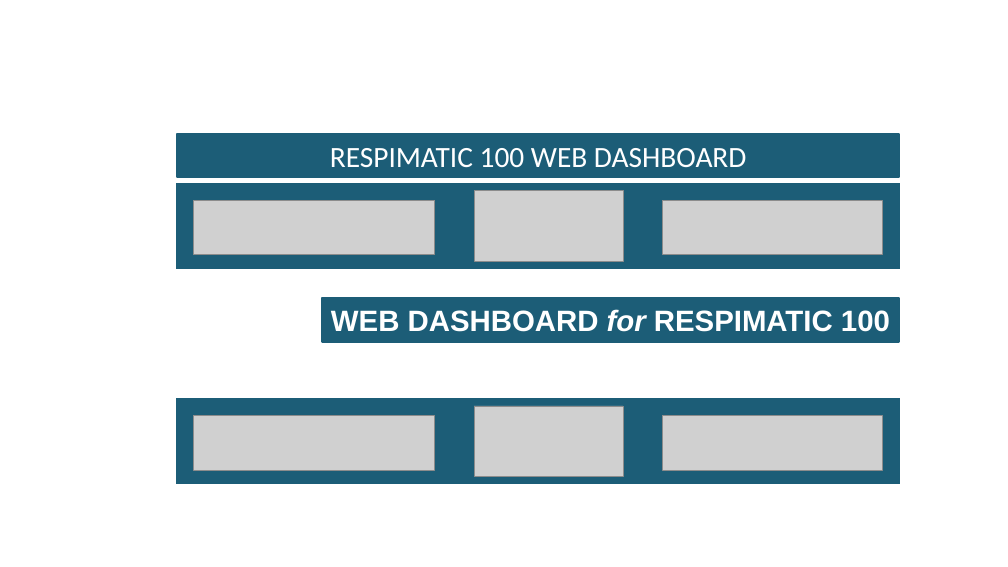
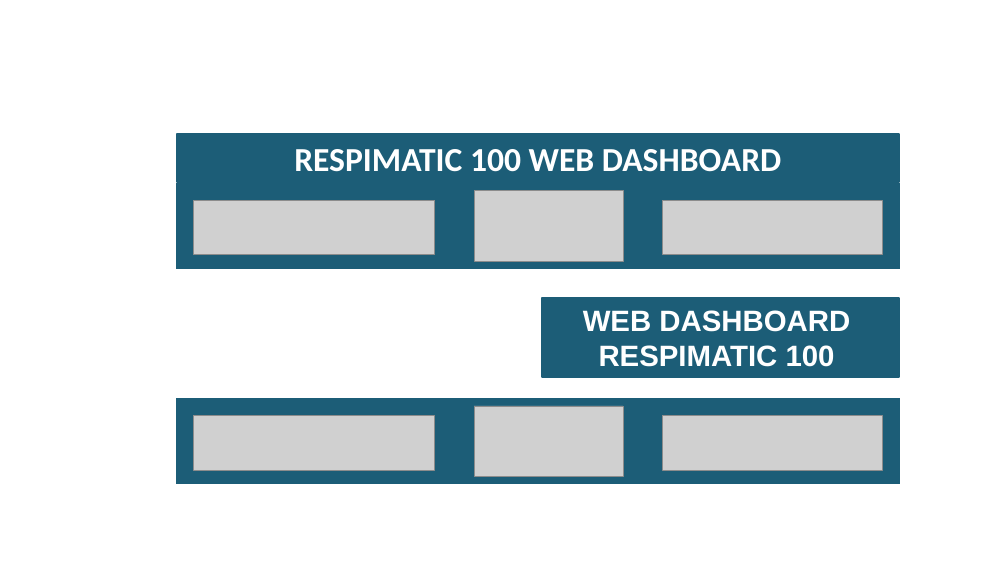
Before and after one commit to sunilmeister/sunilmeister.github.io, a slide deck: slide 1 of Logo.pptx. Drawn at 1008x567 pixels with LibreOffice and Linux fonts; fonts in the diff are those of the drawing; grey boxes stand for pictures. Boxes give left, top, right and bottom in pixels: in the first picture for what was removed or moved away, otherwise in the second. Text is boxed around its words. In the diff, an @@ line names an element or a change of style, - is before the commit and + after.

```diff
--- a/Logo.pptx
+++ b/Logo.pptx
@@ rectangle "RESPIMATIC 100 WEB DASHBOARD": place and size @@
-rectangle "RESPIMATIC 100 WEB DASHBOARD" at (177, 134, 899, 177)
+rectangle "RESPIMATIC 100 WEB DASHBOARD" at (177, 134, 899, 182)
@@ rectangle "RESPIMATIC 100 WEB DASHBOARD" at (177, 134, 899, 182): size 28 to 32 pt, bold on @@
@@ rectangle "WEB DASHBOARD": place and size @@
-rectangle "WEB DASHBOARD" at (322, 299, 899, 342)
+rectangle "WEB DASHBOARD" at (542, 299, 899, 377)
@@ text in rectangle at (583, 310, 850, 367): text changed @@
-WEB DASHBOARD for RESPIMATIC 100
+WEB DASHBOARD
+RESPIMATIC 100
```
Also in this commit, not shown: 2 slides added.
